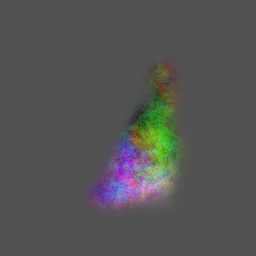
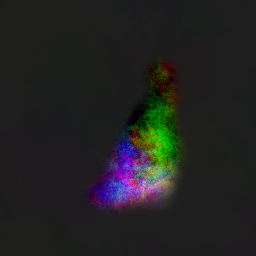
Comparing the layer stacks of the two 256 × 256 images. Changes:
painted on "specular" over [0, 0, 256, 256]
painted on "shininess" over [0, 0, 256, 256]
